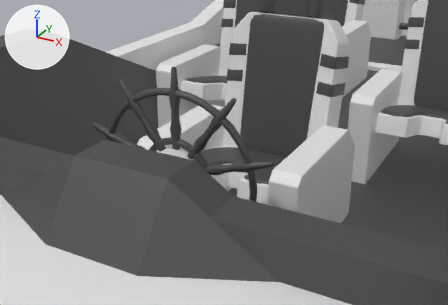
One commit to the FBX model SS-1/Models/SS-1.fbx: the scene before it, then after it.
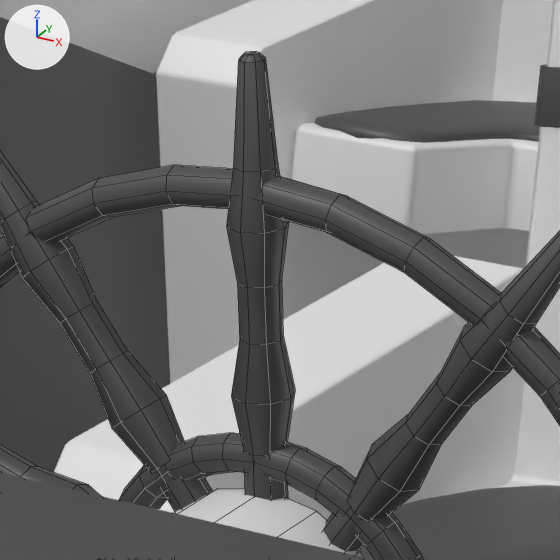
Each version is shown from a 50 mm camera at (1.018, -1.397, 2.34) aimed at (0.145, 0.191, 1.546), then close up on the part from 28% to 52% of the width and 19% to 53% of the height. The axes (+X, +Y, +Z) are drawn at upper left. The lights are the same throughout. The close-ups show mesh edges as thin lines. Where no turn or scale is listed for an object, it has been applied to the vertices. Vertices at the same position are counted once.

Before the edit, the objects in view are built like this:
```python
me_cube = bpy.data.meshes.new('Cube')
me_cube.from_pydata(...)  # 5481 vertices, 4963 faces; spans x -1.77..1.77, y -5.79..7.96, z -0.9..1.48
# faces by material slot: [1939, 3024]
me_cube.materials.append(mat_bright)  # white #e7e7e7
me_cube.materials.append(mat_dark)  # dark grey #494949
me_cube_003 = bpy.data.meshes.new('Cube.003')
me_cube_003.from_pydata(...)  # 1344 vertices, 1274 faces; spans x -0.343..0.343, y 0.0..0.177, z -0.359..0.359
# faces by material slot: [18, 1256]
me_cube_003.materials.append(mat_bright)  # white #e7e7e7
me_cube_003.materials.append(mat_dark)  # dark grey #494949
ob_ss_1 = bpy.data.objects.new('SS-1', me_cube)
ob_ss_1.location = (0.0, 0.0, 0.639)
ob_steeringwheel = bpy.data.objects.new('SteeringWheel', me_cube_003)
ob_steeringwheel.location = (0.0, -0.0198, 1.4609)
```
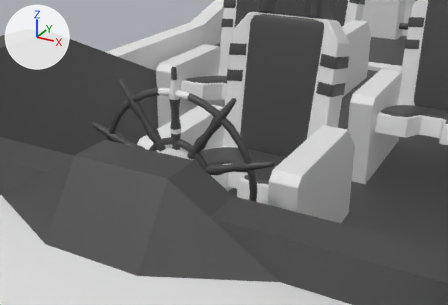
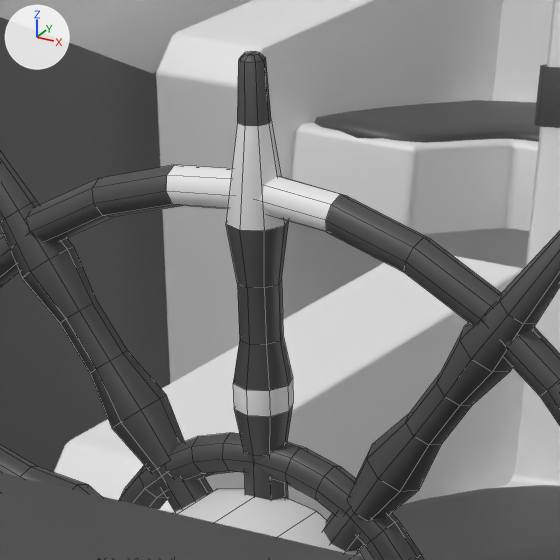
The change, as a list of edits to the scene's bpy script:
```text
Change me_cube_003:
    used by ob_steeringwheel; location = (0.0, -0.0198, 1.4609)
    remove me_cube_003.from_pydata(...)  # 1344 vertices, 1274 faces; spans x -0.343..0.343, y 0.0..0.177, z -0.359..0.359
    add me_cube_003.from_pydata(...)  # 1352 vertices, 1282 faces; spans x -0.343..0.343, y 0.0..0.177, z -0.359..0.359
    me_cube_003 part 1
    8 vertices are removed from x -0.019..0.019, y 0.138..0.177, z 0.153
    16 faces are deleted
    6 vertices in x -0.013..0.013, y 0.139..0.176, z 0.258 move by (0.0, 0.0, 0.002)
    10 vertices move from x -0.018..0.018, y 0.144..0.17, z 0.258..0.293 to x -0.019..0.019, y 0.147..0.167, z 0.26..0.32
    8 vertices are added at x -0.018..0.018, y 0.139..0.175, z 0.145
    8 new vertices lie (0.0, 0.0, 0.016) away from vertices in x -0.018..0.018, y 0.139..0.175, z 0.145
    16 new faces join them, mat_dark (dark grey #494949)
    8 new faces join them, mat_bright (white #e7e7e7)
    me_cube_003 part 2: 24 faces spanning x -0.057..0.057, y 0.139..0.176, z 0.26..0.32 switch from mat_dark (dark grey #494949) to mat_bright (white #e7e7e7)
```

Location of each change, [x1, y1, x2, y2] in pixels of the close-ups (560 x 560 px; the box of a moved part takes in the faces that stretch with it):
part 1 of me_cube_003, moved or reshaped: before [227, 59, 295, 456]; after [226, 59, 293, 456]
part 2 of me_cube_003, recoloured (grey to white): [166, 165, 342, 232] in both
